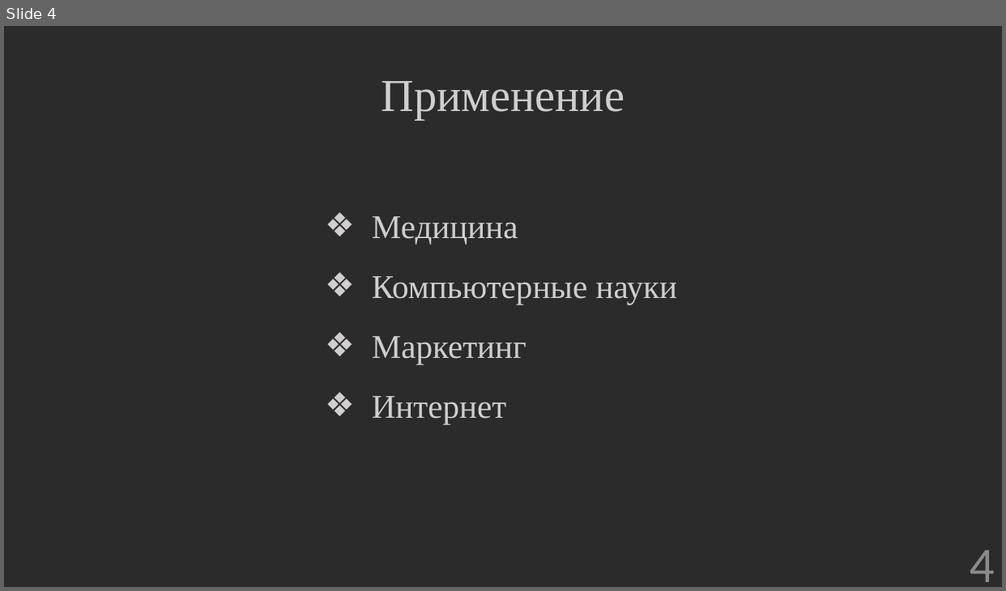
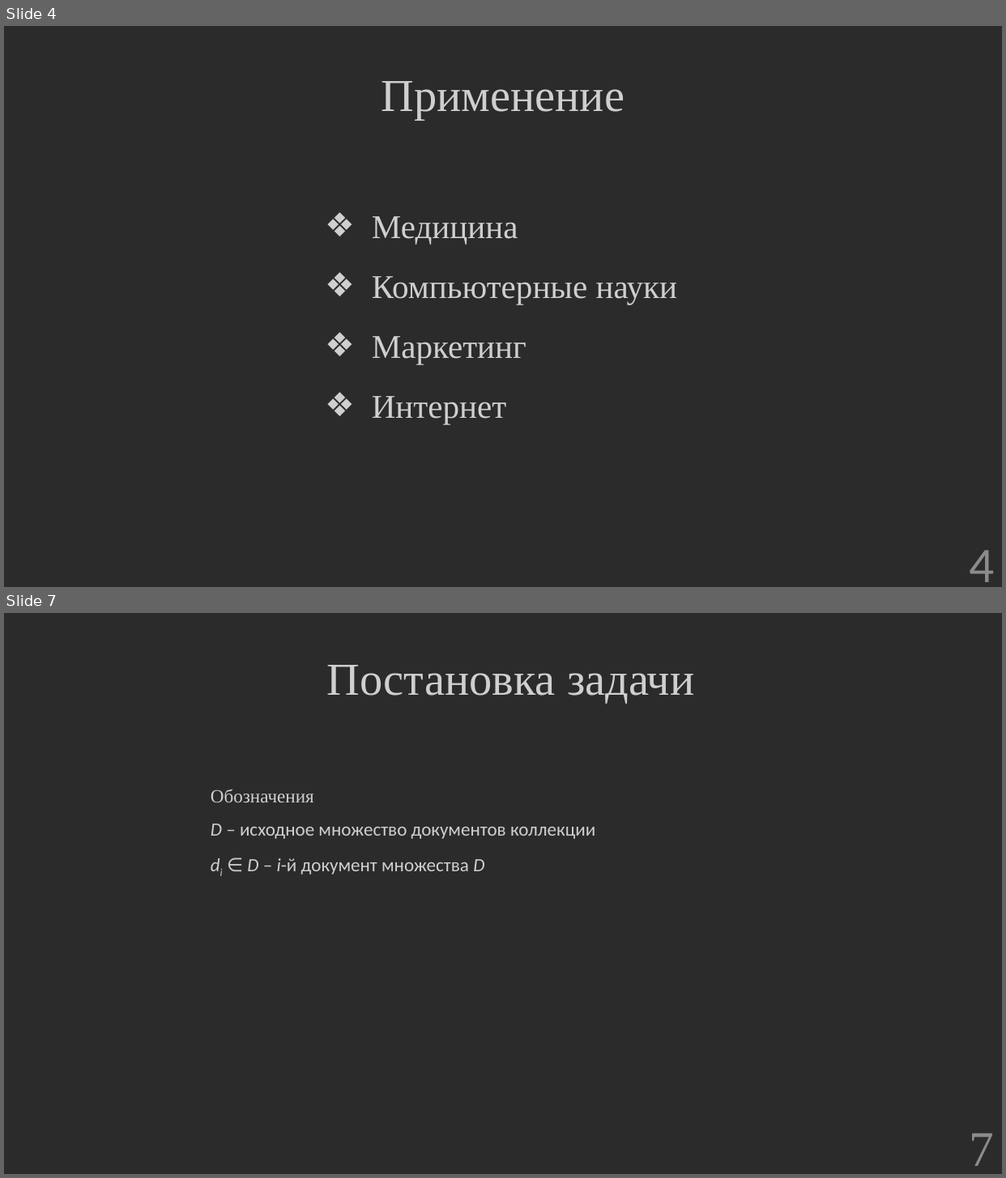
Before and after one commit to hetikk/diplom, a slide deck: docs/Презентация.pptx. Shown one above the other, each under a label of ours: slide 4 before the commit, slides 4 and 7 after it; the slides between them are not shown. The pictures are 1006x591 and 1006x1178 pixels, drawn with LibreOffice and Linux fonts; fonts in the diff are those of the drawing; background and template pictures are left out; a plain dark background stands for a picture behind light text. Boxes give left, top, right and bottom in pixels: in the first picture for what was removed or moved away, otherwise in the second. Text is boxed around its words. In the diff, an @@ line names an element or a change of style, - is before the commit and + after.

```diff
--- a/docs/Презентация.pptx
+++ b/docs/Презентация.pptx
@@ slide 7 added at (4, 613, 1002, 1174), background picture (left out) @@
@@ text added at (326, 665, 694, 704), 44 pt, text #D0CECE @@
+Постановка задачи
@@ text added at (211, 789, 595, 875), 18 pt, text #D0CECE @@
+Обозначения
+D – исходное множество документов коллекции
+di ∈ D – i-й документ множества D
@@ page number added at (970, 1134, 995, 1166), 48 pt, text #8C8C8C @@
+7
```
Also in this commit, not shown: 1 slide changed, 9 other slides added, 1 slide removed, 3 other files.
